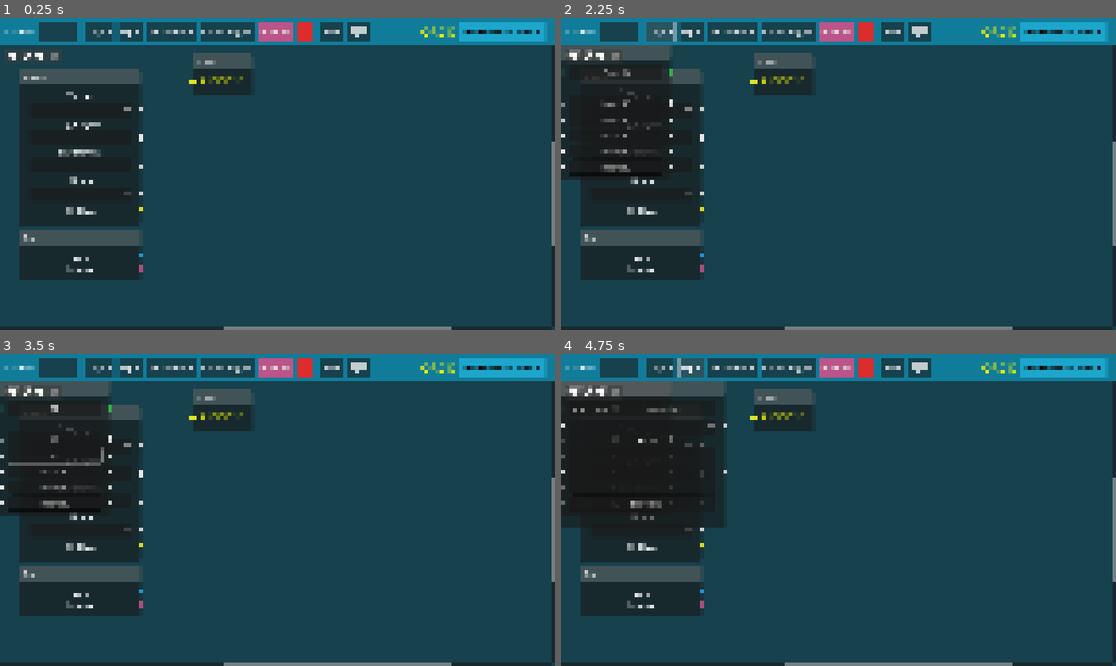
Above: before the commit, frames 1-4 (two rows, left to right).
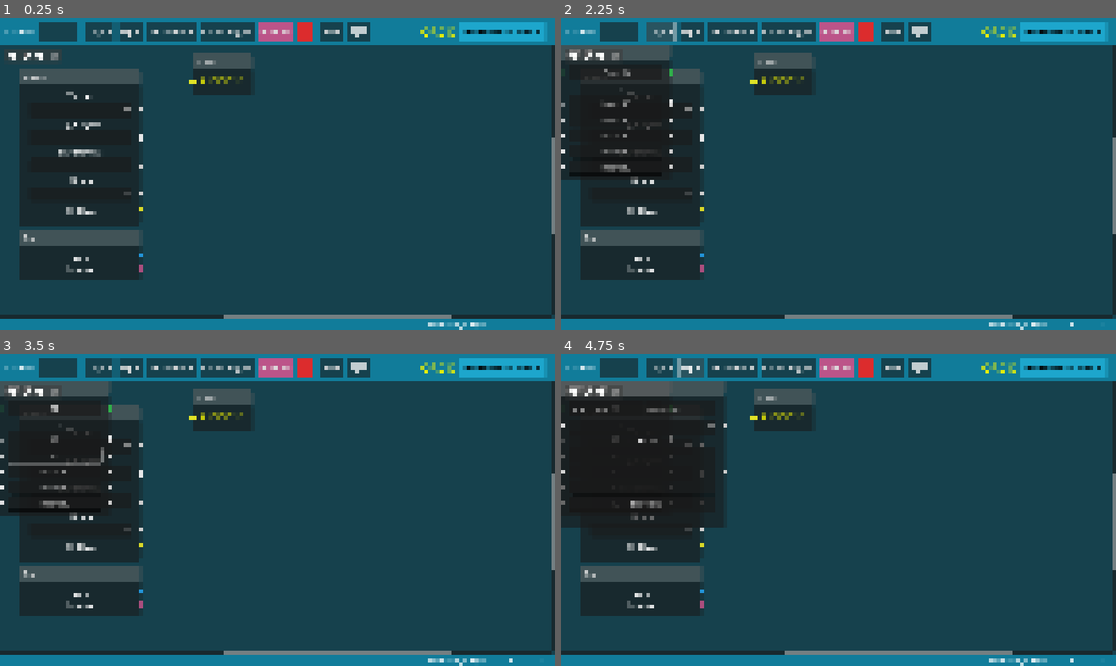
Above: after the commit, the same moments.

Repository: sciple/metadata-app
Game: Godot game, scene res://main.tscn
Two runs of this game, one before a commit and one after it. Both use one fixed random seed, a clock stepped at 60 frames per second and the inputs below.
Inputs (mouse positions are in pixels of both pictures, inside the frame that each line leads up to):
- Up to frame 1 (0.25 s): no input
- Up to frame 2 (2.25 s): click (616, 30) at 0.52 s; type "12" at 0.6 s; click "Save" at 1.25 s; click "Cage +" at 2 s
- Up to frame 3 (3.5 s): click (55, 407) at 2.77 s; type "12" at 2.85 s; click (55, 438) at 3 s; type "12" at 3.08 s; click (55, 453) at 3.23 s; type "12" at 3.32 s
- Up to frame 4 (4.75 s): click (616, 472) at 3.52 s; type "12" at 3.6 s; click (616, 488) at 3.75 s; type "12" at 3.83 s; click (616, 503) at 3.98 s; type "12" at 4.07 s; click "Exp +" at 4.25 s

The runs differ from the first frame. In frame 1, 4.9% of the frame differs, in the area x 0-100%, y 38-100%; in frame 2, 4.9%; in frame 3, 4.9%; in frame 4, 4.9%.

Commit message:
new window title for cages, global stats (draft)

Diff:
--- a/cage/cage.gd
+++ b/cage/cage.gd
@@ -3,10 +3,26 @@
 var save_path = "user://score.csv"
 var string_array = PackedStringArray()
 
-# Called when the node enters the scene tree for the first time.
 func _ready():
 	#self.report()
+	print(self.get_output_port_count())
+
 	pass
+
+func push_subjects():
+	# populate the global dictionary with cageID:[sbjID]
+	var cage_id = get_node("cage_id").text
+	var n_of_subjects = 0
+	if cage_id != "":
+		Global.cages[cage_id] = []
+		for i in range(5):
+			var subject = get_node("subject_" + str(i) + "_id")
+			if subject.text != "":
+				Global.cages[cage_id].append(subject.text)
+				n_of_subjects += 1
+
+		self.title = "Cage ID - " + cage_id + " (n= " + str(n_of_subjects) + ")"
+
 
 func report():
 	print("report!!")
--- a/cage/cage.tscn
+++ b/cage/cage.tscn
@@ -2,7 +2,7 @@
 
 [ext_resource type="Script" path="res://cage/cage.gd" id="1_7xcuj"]
 
-[node name="cage" type="GraphNode"]
+[node name="cage" type="GraphNode" groups=["cage"]]
 offset_right = 228.0
 offset_bottom = 252.0
 title = "Cage ID"
--- a/global.gd
+++ b/global.gd
@@ -8,6 +8,8 @@
 var comment_index = -1
 var treatment_index = -1
 
+var total_number_of_subjects = 0
+var cages = {}
 
 var cage_node = load("res://cage/cage.tscn")
 var experiment_node = load("res://experiment/experiment.tscn")
@@ -22,3 +24,9 @@
 	node_index += 1
 	get_node("../Main/GraphEdit").add_child(node)
 	node.name = node_name + "_" + str(node_index)
+
+
+
+func init_subjects():
+	self.cages = {}
+	self.total_number_of_subjects = 0
--- a/main.gd
+++ b/main.gd
@@ -7,15 +7,19 @@
 #var comment_node = load("res://comment/comment.tscn")
 #var treatment_node = load("res://treatment/treatment.tscn")
 
+# object that holds the graphedit object
+var G
 
 var initial_position = Vector2(40,40)
 var node_index = 0
+var connection_list
 
 func _ready():
 	OS.low_processor_usage_mode = true
 	var time_it = Time.get_datetime_string_from_system ()
 	print(time_it)
 	print(time_it.md5_text())
+	G = $GraphEdit
 
 
 # -------------------- BUTTONS
@@ -47,21 +51,42 @@
 
 
 func save():
-	var G = $GraphEdit
-	var connection_list = G.get_connection_list()
-	print(connection_list)
-	for i in range(0, connection_list.size()):
-		# node obtained form the connection list
-		var from = G.get_node(NodePath(connection_list[i]['from_node']))
-		var to = G.get_node(NodePath(connection_list[i]['to_node']))
-		print(from.name, ' >>> ', to.name)
+	Global.init_subjects()
+	get_cages()
+	print(Global.total_number_of_subjects)
+	print(Global.cages)
+	update_global_stats()
+	#var connection_list = G.get_connection_list()
+	#print(connection_list)
+	#for i in range(0, connection_list.size()):
+		## node obtained form the connection list
+		#var from = G.get_node(NodePath(connection_list[i]['from_node']))
+		#var to = G.get_node(NodePath(connection_list[i]['to_node']))
+		#print(from.name, ' >>> ', to.name)
 
-		if to.has_method("report"):
+		#if to.has_method("report"):
 			# the FROM node shouldbe passed to report
 			# then the report should generate an extra column
 			# in the report with the name of the FROM node
-			to.report()
+			#to.report()
 
+
+func get_cages():
+	# loop over all cages
+	print('execute: get_cages()')
+	connection_list = G.get_connection_list()
+	for i in connection_list:
+		var n = G.get_node(NodePath(i['to_node']))
+		if n.is_in_group("cage"):
+			n.push_subjects()
+	print(Global.cages)
+
+
+func update_global_stats():
+	for cage in Global.cages:
+		Global.total_number_of_subjects += Global.cages[cage].size()
+	$subject_count.text = str(Global.total_number_of_subjects)
+	$cage_count.text = ", " + str(Global.cages.size())
 
 func _on_save_button_pressed():
 	save()
--- a/main.tscn
+++ b/main.tscn
@@ -116,6 +116,7 @@
 anchor_right = 1.0
 anchor_bottom = 1.0
 offset_top = 54.0
+offset_bottom = -26.0
 grow_horizontal = 2
 grow_vertical = 2
 show_grid = false
@@ -199,6 +200,45 @@
 theme_override_styles/normal = SubResource("StyleBoxFlat_nf0vp")
 text = "0000-0002-3709-5504"
 alignment = 1
+
+[node name="Label" type="Label" parent="."]
+layout_mode = 1
+anchors_preset = 3
+anchor_left = 1.0
+anchor_top = 1.0
+anchor_right = 1.0
+anchor_bottom = 1.0
+offset_left = -262.0
+offset_top = -23.0
+offset_right = -143.0
+grow_horizontal = 0
+grow_vertical = 0
+text = "Subjects, Cages"
+
+[node name="subject_count" type="Label" parent="."]
+layout_mode = 1
+anchors_preset = 3
+anchor_left = 1.0
+anchor_top = 1.0
+anchor_right = 1.0
+anchor_bottom = 1.0
+offset_left = -94.0
+offset_top = -23.0
+offset_right = 3.0
+grow_horizontal = 0
+grow_vertical = 0
+
+[node name="cage_count" type="Label" parent="."]
+layout_mode = 1
+anchors_preset = 3
+anchor_left = 1.0
+anchor_top = 1.0
+anchor_right = 1.0
+anchor_bottom = 1.0
+offset_left = -40.0
+offset_top = -23.0
+grow_horizontal = 0
+grow_vertical = 0
 
 [connection signal="pressed" from="toolbar/cage_button" to="." method="_on_cage_button_pressed"]
 [connection signal="pressed" from="toolbar/experiment_button" to="." method="_on_experiment_button_pressed"]
--- a/static/sex.tscn
+++ b/static/sex.tscn
@@ -1,6 +1,6 @@
 [gd_scene format=3 uid="uid://birl6tul81nw4"]
 
-[node name="sex" type="GraphNode"]
+[node name="sex" type="GraphNode" groups=["sex"]]
 custom_minimum_size = Vector2(250, 0)
 offset_right = 9.0
 offset_bottom = 55.0
Not shown, changed: README.md
